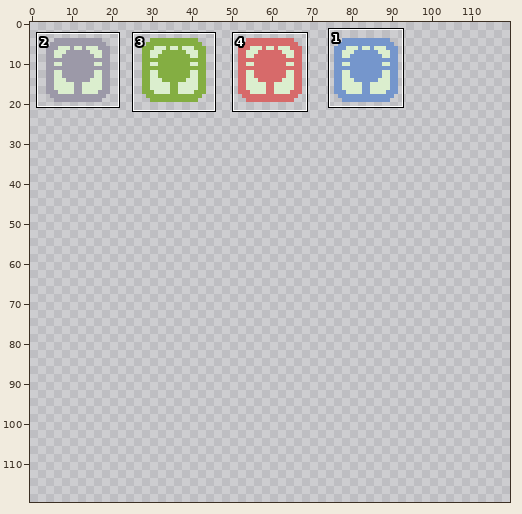
Two versions of one sprite sheet, res/vis/tile_set_default.png. The picture above shows the old version from afar; the outline marks the close-up.
Close-up. As it was:
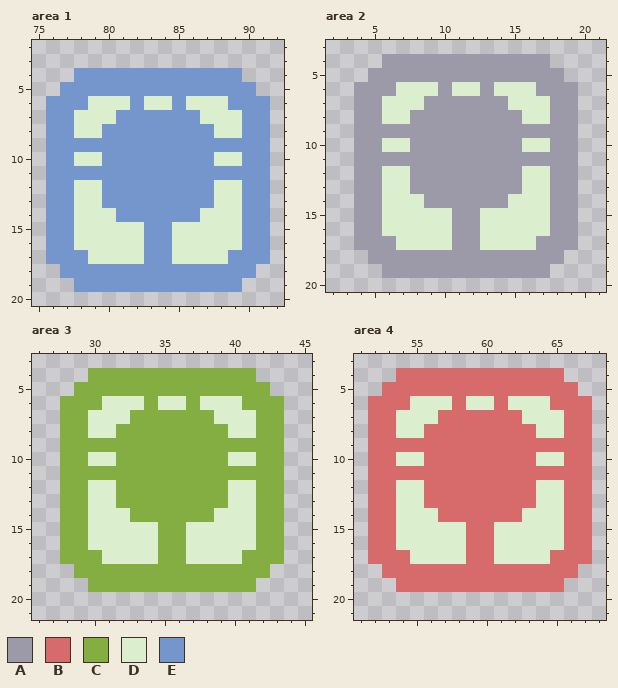
The file is 240x240 pixels, drawn in blocks of 2x2; one block is one cell here. Colours within 5 levels of each other are drawn and written as one. Shown: area 1: x 75..92, y 2..20; area 2: x 2..21, y 3..20; area 3: x 26..45, y 3..21; area 4: x 51..68, y 3..21. The commit also changed other parts of the picture, which this record leaves out.
Palette (. is transparent): A #9c99a8  B #d76a6a  C #84ae42  D #dbeece  E #7596cc
And afterwards:
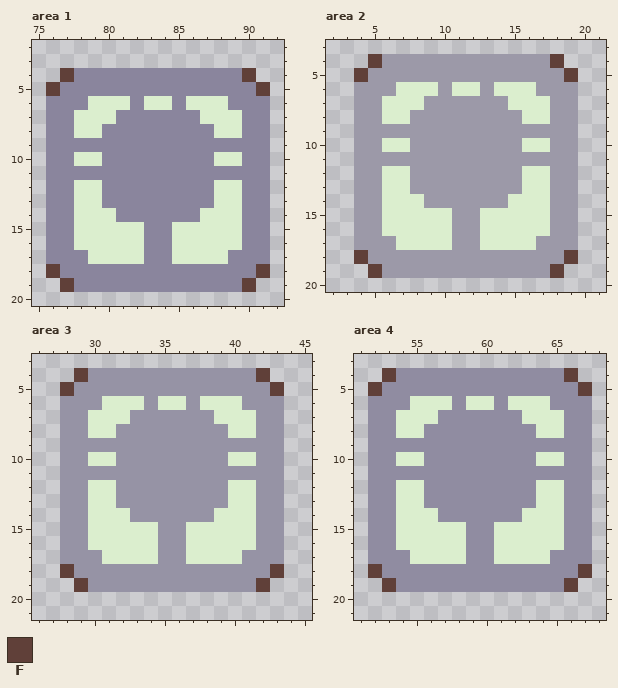
Colours new in this view: F #604039
Changes in this commit:
Colour B changes from #d76a6a to #908ca1.
Colour C changes from #84ae42 to #9693a5.
Colour E changes from #7596cc to #8a859d.
Area 1:
Colour F is added in row 4 at x 77 and 90; in row 5 at x 76 and 91; in row 18 at x 76 and 91; in row 19 at x 77 and 90.
Area 2:
Colour F is added in row 4 at x 5 and 18; in row 5 at x 4 and 19; in row 18 at x 4 and 19; in row 19 at x 5 and 18.
Area 3:
Colour F is added in row 4 at x 29 and 42; in row 5 at x 28 and 43; in row 18 at x 28 and 43; in row 19 at x 29 and 42.
Area 4:
Colour F is added in row 4 at x 53 and 66; in row 5 at x 52 and 67; in row 18 at x 52 and 67; in row 19 at x 53 and 66.
Where, in picture pixels (left, top, right, bottom), the same in both close-ups:
changed: (46, 68, 270, 292)
added: (354, 54, 382, 82)
added: (550, 54, 578, 82)
added: (354, 250, 382, 278)
added: (550, 250, 578, 278)
changed: (60, 368, 284, 592)
changed: (368, 368, 592, 592)
